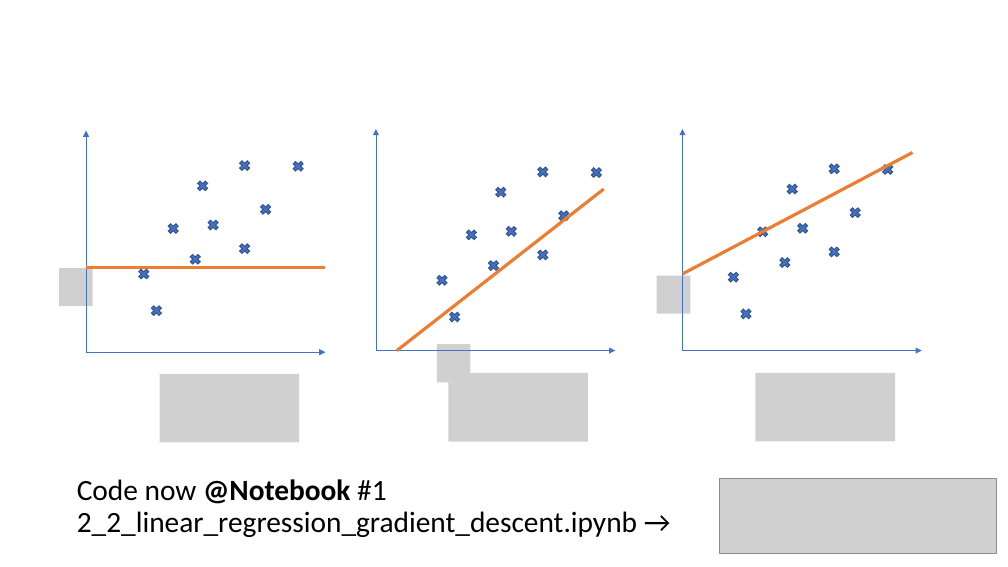
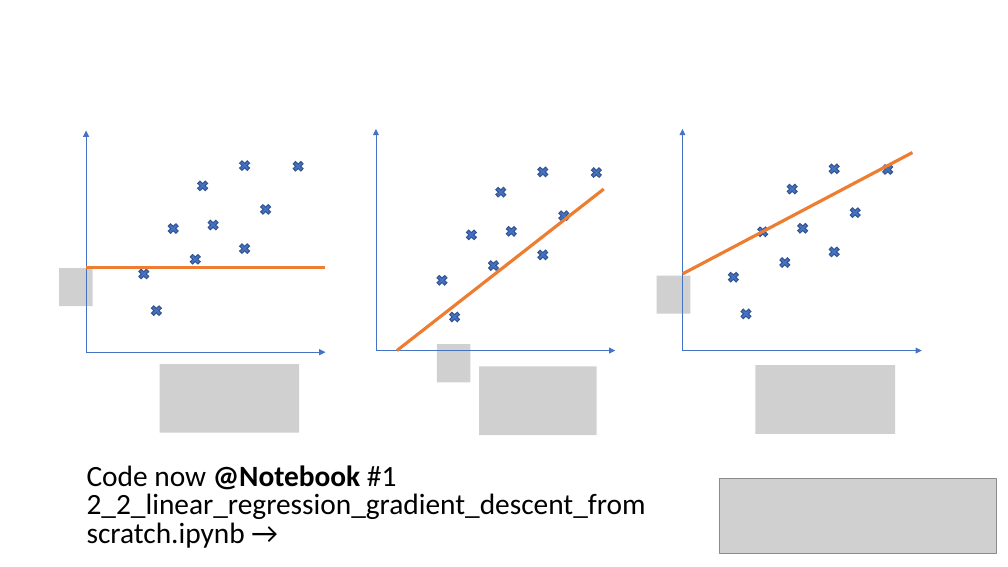
Before and after one commit to rohwid/basic-ai-training-ieee-its-sub, a slide deck: slide 11 of 2_basic_regression.pptx. Drawn at 1008x567 pixels with LibreOffice and Linux fonts; fonts in the diff are those of the drawing; grey boxes stand for pictures. Boxes give left, top, right and bottom in pixels: in the first picture for what was removed or moved away, otherwise in the second. Text is boxed around its words. In the diff, an @@ line names an element or a change of style, - is before the commit and + after.

```diff
--- a/2_basic_regression.pptx
+++ b/2_basic_regression.pptx
@@ picture: place and size @@
-picture at bbox=[160, 374, 299, 442]
+picture at bbox=[160, 364, 299, 433]
@@ picture: place and size @@
-picture at bbox=[448, 373, 588, 442]
+picture at bbox=[479, 367, 597, 436]
@@ picture: place and size @@
-picture at bbox=[755, 373, 895, 442]
+picture at bbox=[755, 365, 895, 434]
@@ text at bbox=[87, 465, 646, 548]: text changed @@
-Code now @Notebook #1
-2_2_linear_regression_gradient_descent.ipynb →
+Code now @Notebook #1
+2_2_linear_regression_gradient_descent_from
+scratch.ipynb →
```
Also in this commit, not shown: 6 other slides changed, 5 other files.
